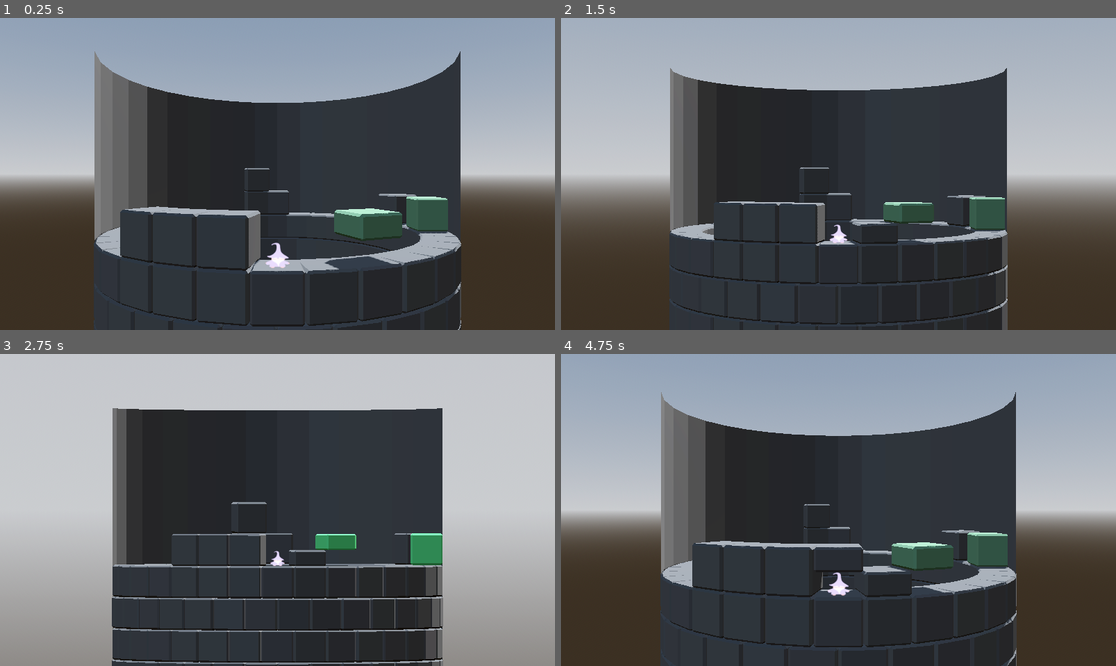
Above: before the commit, frames 1-4 (two rows, left to right).
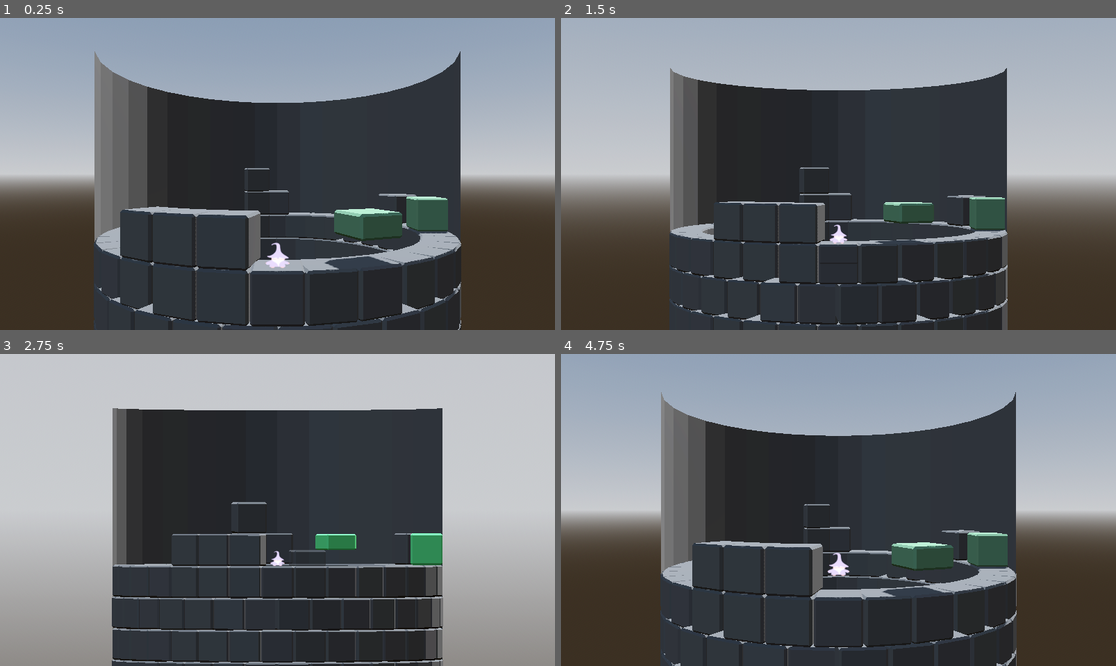
Above: after the commit, the same moments.

Repository: fennylol/cycloparallax
Game: Godot game, scene res://0_Kingdom/TheKingdom.tscn
The game is run twice, just before and just after one commit, with the same random seed, the same clock (stepped at 60 frames per second) and the same inputs.
Inputs:
- Up to frame 1 (0.25 s): no input
- Up to frame 2 (1.5 s): tap Enter at 0.5 s; hold Right (place_right) 0.53-1.28 s; tap Shift (perspective_spell) at 0.6, 1.35 s; tap Space (jump) at 0.77 s; hold Down (place_down) from 1.28 s (still down)
- Up to frame 3 (2.75 s): tap Space (jump) at 1.52 s; release Down (place_down) at 2.03 s; hold Right (place_right) from 2.03 s (still down); tap Shift (perspective_spell) at 2.1 s
- Up to frame 4 (4.75 s): release Right (place_right) at 2.78 s; hold Up (place_up) 2.78-3.53 s; tap Shift (perspective_spell) at 2.85, 3.6, 4.35 s; tap Space (jump) at 3.02, 3.77, 4.52 s; hold Left (place_left) from 3.53 s (still down); tap S (cancel_placement, bound only after the commit) at 4.15 s

The runs differ from the first frame. In frame 1, 0.5% of the frame differs, in the area x 17-83%, y 55-100%; in frame 2, 0.7%; in frame 3, 0.2%; in frame 4, 1.7%, in the area x 18-82%, y 55-100%.
Error after the commit: Attempt to call function 'add_child' in base 'null instance' on a null instance. (res://1_Tower/the_tower.gd:66)

Commit message:
transparent phantom placement

Diff:
--- a/1_Tower/TheTower.tscn
+++ b/1_Tower/TheTower.tscn
@@ -247,4 +247,6 @@
 [node name="TowerRing" parent="BlocksSpinnyBit/TowerRing/TowerRing" unique_id=2106717333 instance=ExtResource("4_7a4fr")]
 transform = Transform3D(0.9952274, 0, 0.0975829, 0, 1, 0, -0.0975829, 0, 0.9952274, 0, -1, 0)
 
+[connection signal="cancel_placement" from="WizardsSpinnyBit/TinyWizard" to="." method="_on_tiny_wizard_cancel_placement"]
+[connection signal="holding_block" from="WizardsSpinnyBit/TinyWizard" to="." method="_on_tiny_wizard_holding_block"]
 [connection signal="placing_block" from="WizardsSpinnyBit/TinyWizard" to="." method="_on_tiny_wizard_placing_block"]
--- a/1_Tower/the_tower.gd
+++ b/1_Tower/the_tower.gd
@@ -7,6 +7,8 @@
 @onready var BlocksCenter: Node3D          = $BlocksSpinnyBit
 @onready var TinyWizard  : TinyWizardNode  = $WizardsSpinnyBit/TinyWizard
 @onready var DollyCamera : DollyCameraNode = $WizardsSpinnyBit/DollyCamera
+
+var holding_block : Node = null
 
 const StoneBlock : PackedScene = preload("res://4_Blocks/stone/StonePlatform.tscn")
 # ================ #
@@ -21,22 +23,56 @@
 	if TheLawsOfTheLand.Paused: return
 	BlocksCenter.rotate(Vector3.UP, TinyWizard.WalkingSpeed*delta)
 
+func _on_tiny_wizard_placing_block() -> void:
+	## MAKE A COPY OF HOLDING BLOCK
+	var placed_block = StoneBlock.instantiate()
+	holding_block.get_parent().add_child(placed_block)
+	placed_block.position = holding_block.position
 
-func _on_tiny_wizard_placing_block(dir: TinyWizardNode.PlacementDirections) -> void:
+	## SET MATERIAL TO OPAQUE
+	var mesh_instance : StandardMaterial3D = placed_block.get_child(0).get_surface_override_material(0)
+	mesh_instance.albedo_color.a = 0
+	mesh_instance.transparency = 0
+
+	## DELETE HOLDING BLOCK
+	holding_block.get_parent().remove_child(holding_block)
+	holding_block.queue_free()
+	holding_block = null
+
+func _on_tiny_wizard_holding_block(dir):
+	## GET WIZARD LOCATION
 	var wiz_loc_id : Vector2i
 	var tower_rotation = int(round(rad_to_deg(BlocksCenter.basis.get_euler().y)/11.25))
 	wiz_loc_id.x = abs(tower_rotation) if tower_rotation <= 0 else 32-tower_rotation
 	wiz_loc_id.y = int((TinyWizard.position.y*20)/10)
 
-	### GET BLOCK LOCATION BASED ON INPUT
+	## GET BLOCK LOCATION BASED ON INPUT
 	var block_placement_loc =  (Vector2i(0,1)  if dir == TinyWizardNode.PlacementDirections.UP    else \
 								Vector2i(1,0)  if dir == TinyWizardNode.PlacementDirections.RIGHT else \
 								Vector2i(0,-1) if dir == TinyWizardNode.PlacementDirections.DOWN  else \
 								Vector2i(-1,0)) + wiz_loc_id
 	block_placement_loc.x = block_placement_loc.x%32
 
-	### PLACE BLOCK
-	var new_block = StoneBlock.instantiate()
+	## PLACE BLOCK IN WORLD
+	if holding_block == null:
+		holding_block = StoneBlock.instantiate()
+		var mesh_instance : StandardMaterial3D = holding_block.get_child(0).get_surface_override_material(0)
+		mesh_instance.transparency = 1
+		mesh_instance.albedo_color.a = 0.5
+		holding_block.get_child(1).disabled = true
+	else:
+		holding_block.get_parent().remove_child(holding_block)
 	var block_node_parent = BlocksCenter.find_child(str(block_placement_loc.x), false)
-	block_node_parent.add_child(new_block)
-	new_block.position = Vector3( 0 , (block_placement_loc.y+1) * 0.5 , 4.75 )
+	block_node_parent.add_child(holding_block)
+	holding_block.position = Vector3( 0 , (block_placement_loc.y+1) * 0.5 , 4.75 )
+
+func _on_tiny_wizard_cancel_placement():
+	## SET MATERIAL TO OPAQUE
+	var mesh_instance : StandardMaterial3D = holding_block.get_child(0).get_surface_override_material(0)
+	mesh_instance.albedo_color.a = 0
+	mesh_instance.transparency = 0
+
+	## DELETE HOLDING BLOCK
+	holding_block.get_parent().remove_child(holding_block)
+	holding_block.queue_free()
+	holding_block = null
--- a/3_Wizard/the_wizard.gd
+++ b/3_Wizard/the_wizard.gd
@@ -10,6 +10,8 @@
 const JUMP_SPEED : float = 3.0
 const JUMP_TIME  : float = 0.225
 const GRAVITY    : float = 20.0
+const PLACEMENT_FORGIVENESS : float = 0.1
+const CANCEL_FORGIVENESS    : float = 1.0
 const SPRITES    : Array[Texture] = [
 	preload("res://3_Wizard/sprites/Perilacks.png"),
 	preload("res://3_Wizard/sprites/Perilacks_cw.png"),
@@ -31,11 +33,16 @@
 # variables #
 # ========= #
 enum PlacementDirections {UP, RIGHT, DOWN, LEFT}
-signal placing_block(dir: PlacementDirections)
+signal holding_block(dir: PlacementDirections)
+signal placing_block()
+signal cancel_placement()
 var WalkingTimer     : float     = 0.0
 var WalkingSpeed     : float     = 0.0
 var CoyoteTimeLeft   : float     = COYOTE_TIME
 var JumpTimeLeft     : float     = 0.0
+var placement_timer  : float     = 0.0
+var cancel_timer     : float     = 0.0
+var yet_to_place     : bool      = false
 var LastSpriteCW     : bool      = true
 @onready var LArmRay : RayCast3D = $LeftArm
 @onready var LLegRay : RayCast3D = $LeftLeg
@@ -89,14 +96,34 @@
 		walk_cycle()
 
 	move_and_slide()
+
 	## -------------
 	##   SET BLOCK
 	## -------------
-	if Input.is_action_just_released("place_up"): placing_block.emit(PlacementDirections.UP)
-	if Input.is_action_just_released("place_left"): placing_block.emit(PlacementDirections.LEFT)
-	if Input.is_action_just_released("place_down"): placing_block.emit(PlacementDirections.DOWN)
-	if Input.is_action_just_released("place_right"): placing_block.emit(PlacementDirections.RIGHT)
 
+	cancel_timer += delta
+	if cancel_timer <= CANCEL_FORGIVENESS: return
+
+	if Input.is_action_pressed("place_up"): holding_block.emit(PlacementDirections.UP)
+	if Input.is_action_pressed("place_left"): holding_block.emit(PlacementDirections.LEFT)
+	if Input.is_action_pressed("place_down"): holding_block.emit(PlacementDirections.DOWN)
+	if Input.is_action_pressed("place_right"): holding_block.emit(PlacementDirections.RIGHT)
+
+	## ALLOW A SLIGHT DELAY TO SWITCH PLACEMENT DIRECTIONS
+	if Input.is_action_pressed("place_up") or Input.is_action_pressed("place_left") or Input.is_action_pressed("place_down") or Input.is_action_pressed("place_right"):
+		placement_timer = 0.0
+		yet_to_place = true
+	else:
+		placement_timer += delta
+
+	if Input.is_action_just_pressed("cancel_placement") and yet_to_place:
+		cancel_placement.emit()
+		yet_to_place = false
+		cancel_timer = 0.0
+
+	if placement_timer >= PLACEMENT_FORGIVENESS and yet_to_place:
+		placing_block.emit()
+		yet_to_place = false
 
 func is_underside_blocked()  -> bool: return (LFootRay.is_colliding() and LFootRay.get_collider().is_in_group("Ground")) or \
 											 (RFootRay.is_colliding() and RFootRay.get_collider().is_in_group("Ground"))
--- a/4_Blocks/stone/StoneBlock.tscn
+++ b/4_Blocks/stone/StoneBlock.tscn
@@ -3,6 +3,7 @@
 [ext_resource type="ArrayMesh" uid="uid://ctbgqhdfxw37q" path="res://4_Blocks/block_mesh.tres" id="1_5nxeg"]
 
 [sub_resource type="StandardMaterial3D" id="StandardMaterial3D_7vemd"]
+transparency = 1
 albedo_color = Color(0.32915837, 0.3291584, 0.3291584, 1)
 
 [sub_resource type="BoxShape3D" id="BoxShape3D_5nxeg"]
--- a/project.godot
+++ b/project.godot
@@ -50,7 +50,7 @@
 , Object(InputEventJoypadButton,"resource_local_to_scene":false,"resource_name":"","device":-1,"button_index":9,"pressure":0.0,"pressed":true,"script":null)
 ]
 }
-placement_spell={
+cancel_placement={
 "deadzone": 0.2,
 "events": [Object(InputEventKey,"resource_local_to_scene":false,"resource_name":"","device":-1,"window_id":0,"alt_press …(192 unchanged characters)…
 , Object(InputEventJoypadMotion,"resource_local_to_scene":false,"resource_name":"","device":-1,"axis":5,"axis_value":1.0,"script":null)
